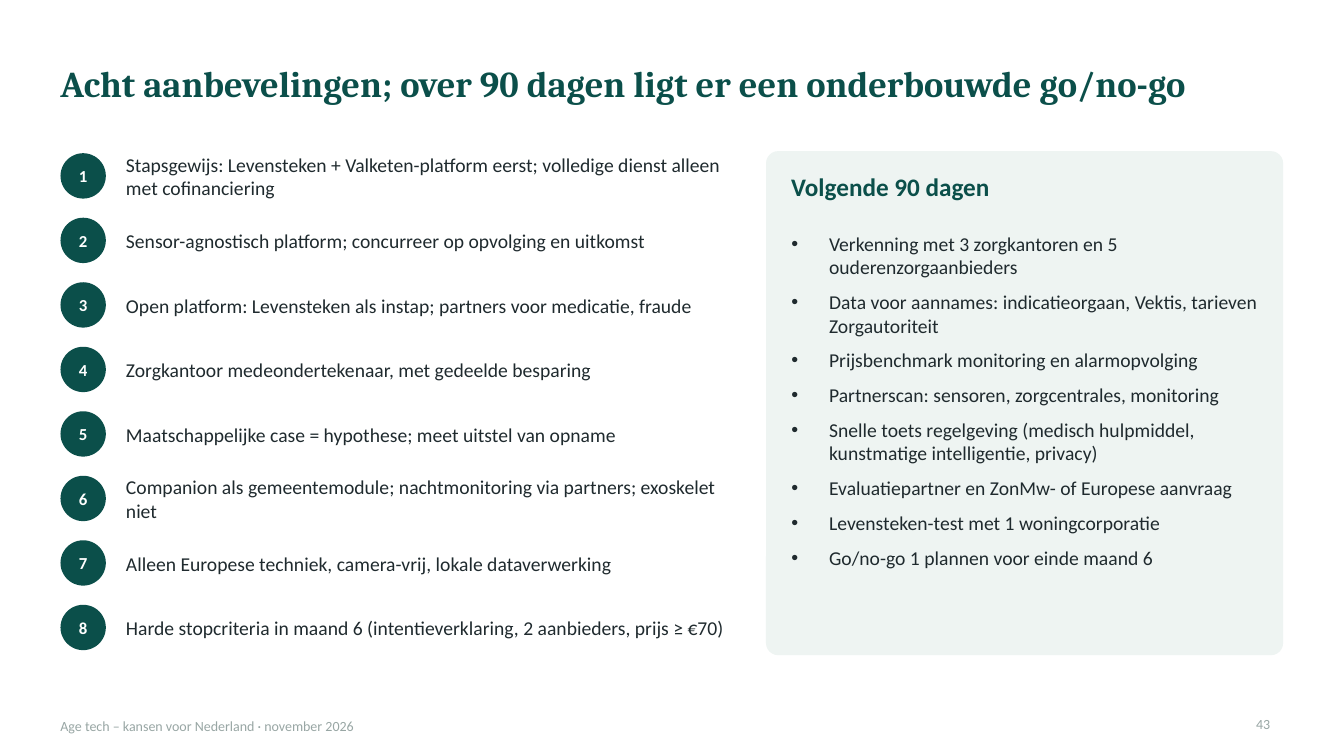
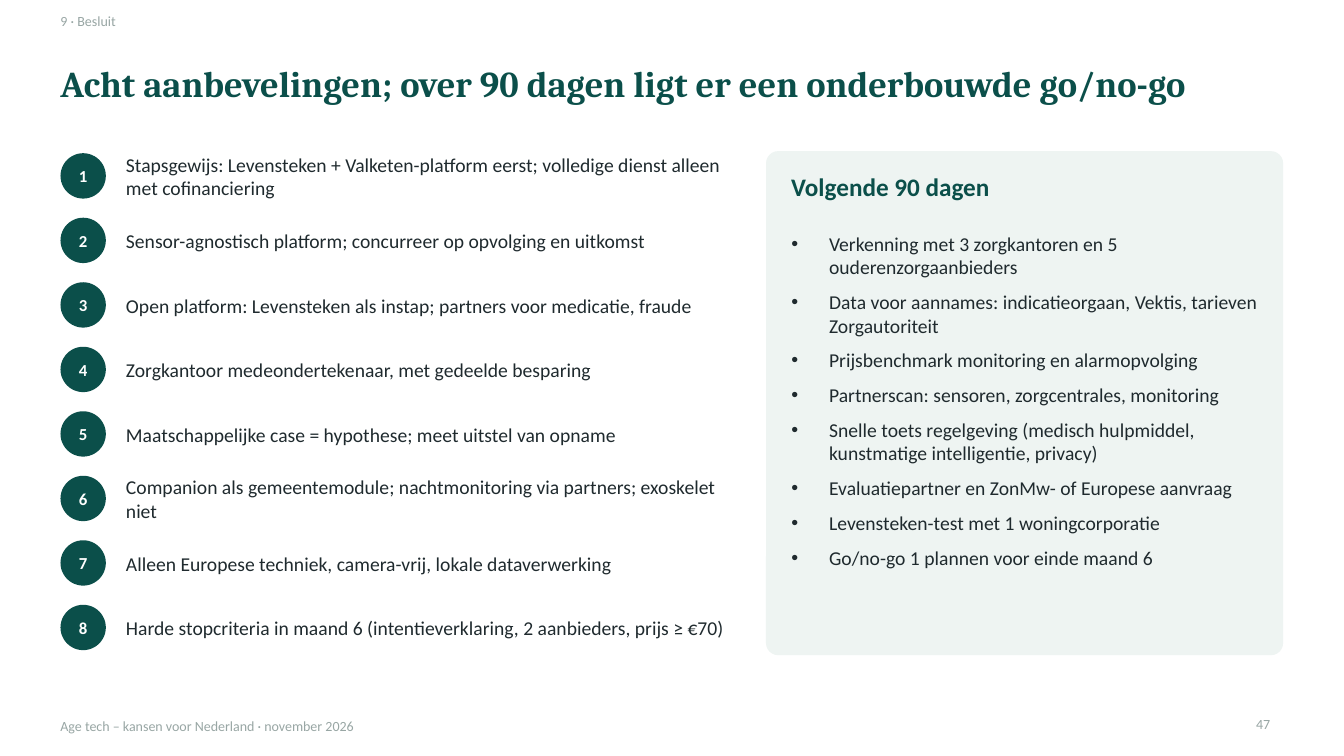
Before and after one commit to robruijn/Four-Seasons-Rome-2026, a slide deck: slide 47 of AgeTech_kansen_Nederland.pptx (slide 43 before the commit). Drawn at 1344x756 pixels with LibreOffice and Linux fonts; fonts in the diff are those of the drawing. Boxes give left, top, right and bottom in pixels: in the first picture for what was removed or moved away, otherwise in the second. Text is boxed around its words. In the diff, an @@ line names an element or a change of style, - is before the commit and + after.

```diff
--- a/AgeTech_kansen_Nederland.pptx
+++ b/AgeTech_kansen_Nederland.pptx
@@ text added at [60,16,115,26], 10 pt, text #98A6A4 @@
+9 · Besluit
@@ page number at [1256,720,1270,729]: text changed @@
-43
+47
```
Also in this commit, not shown: 45 other slides changed, 4 slides added.
